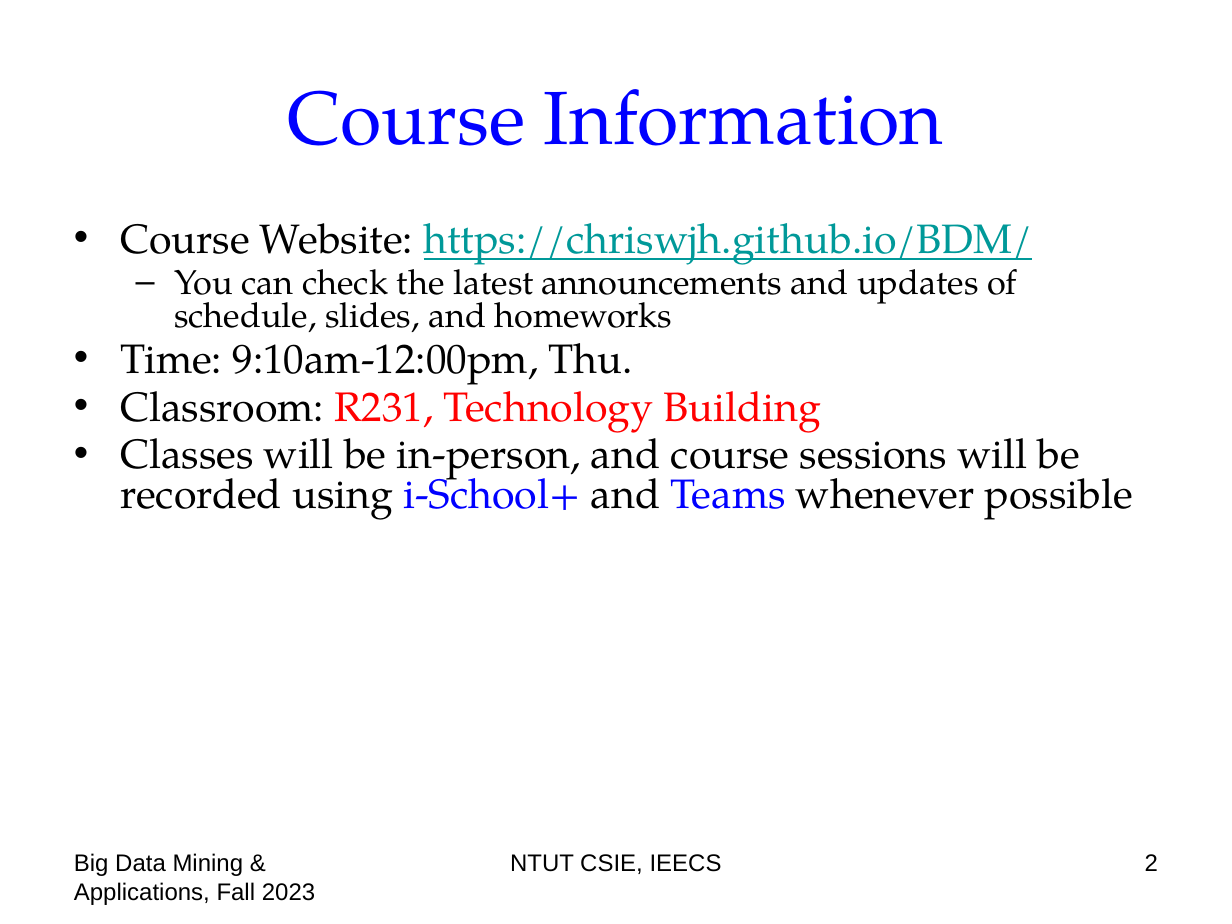
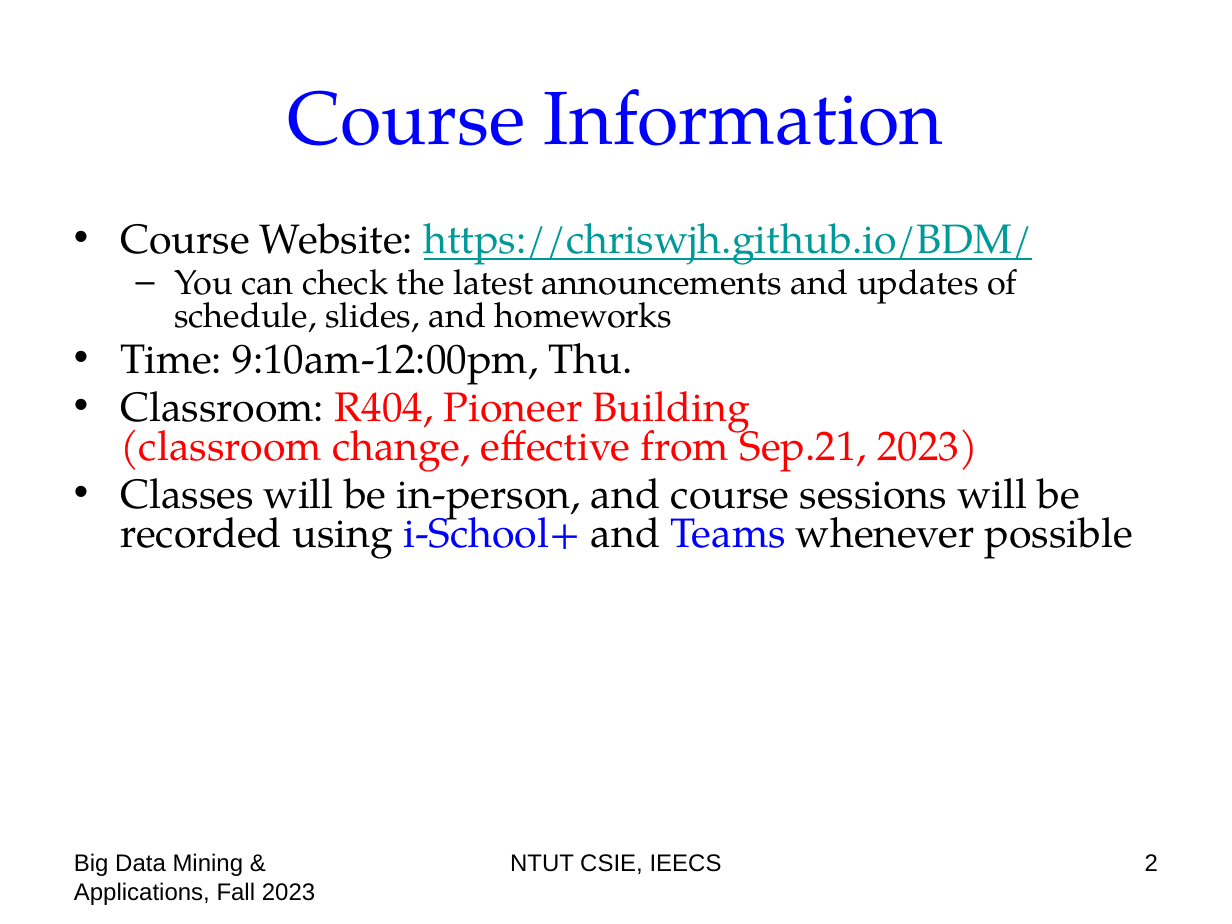
Before and after one commit to chriswjh/chriswjh.github.io, a slide deck: slide 2 of BDM/00-overview.pptx. Drawn at 1232x924 pixels with LibreOffice and Linux fonts; fonts in the diff are those of the drawing. Boxes give left, top, right and bottom in pixels: in the first picture for what was removed or moved away, otherwise in the second. Text is boxed around its words. In the diff, an @@ line names an element or a change of style, - is before the commit and + after.

```diff
--- a/BDM/00-overview.pptx
+++ b/BDM/00-overview.pptx
@@ text at (120, 377, 978, 472): text changed @@
-• Classroom: R231, Technology Building
+• Classroom: R404, Pioneer Building
+  (classroom change, effective from Sep.21, 2023)
```
Also in this commit, not shown: 3 other slides changed, 1 slide added.
